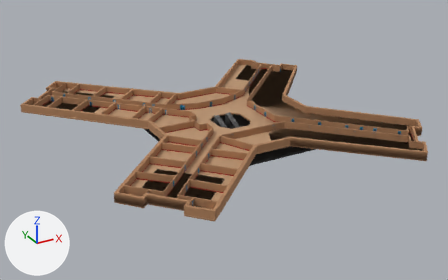
A saved change to the FBX model Assets/Models/SM_walls.fbx.
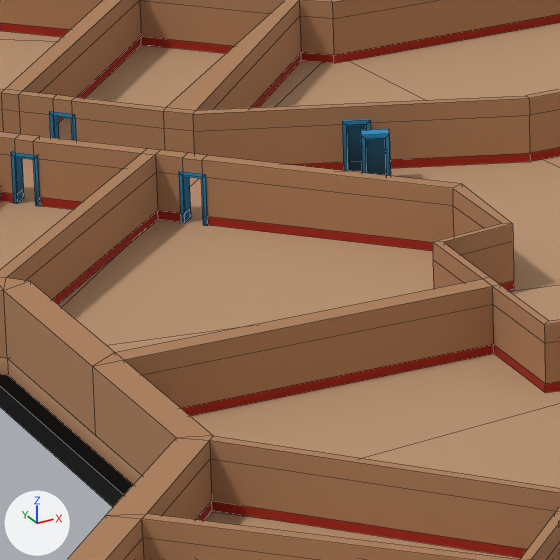
Each version appears first whole from a 50 mm camera at (-135.9, -242.9, 104.1) aimed at (-11.0, -15.8, -9.5), and next in a close-up on the part from 33% to 45% of the width and 33% to 52% of the height. The lights are fixed; the arrows at lower left show +X, +Y and +Z. The older version's two pictures come first. The close-ups show mesh edges as thin lines. Vertices at exactly the same position are counted once.

The older version as bpy lines, for what is in view:
```python
me_cube_001 = bpy.data.meshes.new('Cube.001')
me_cube_001.from_pydata(...)  # 2310 vertices, 2032 faces; spans x -58.0..91.0, y -77.0..80.0, z -9.0..2.0
me_cube_001.materials.append(mat_base_materiel)  # picture img_256_gradient_texture_png
ob_zemin = bpy.data.objects.new('zemin', me_cube_001)
ob_zemin.location = (-30.43, -12.04, 0.64)
```
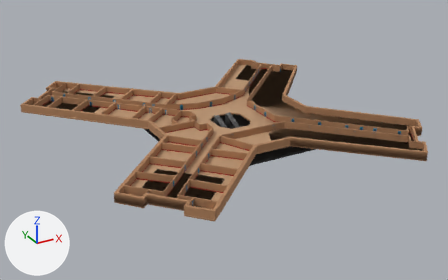
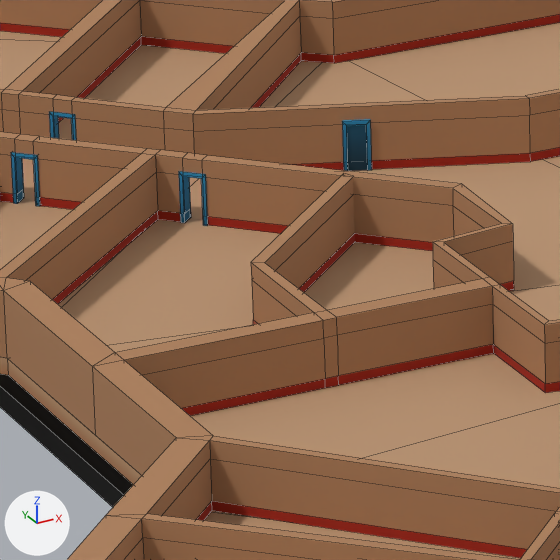
The change, as a list of edits to the scene's bpy script:
```text
Change me_cube_001:
    used by ob_zemin; location = (-30.43, -12.04, 0.64)
    remove me_cube_001.from_pydata(...)  # 2310 vertices, 2032 faces; spans x -58.0..91.0, y -77.0..80.0, z -9.0..2.0
    add me_cube_001.from_pydata(...)  # 2342 vertices, 2054 faces; spans x -58.0..91.0, y -77.0..80.0, z -9.0..2.0
    me_cube_001 part 1
    18 faces are deleted
    24 vertices are added at x -3.0..5.0, y -4.0..10.0, z -1.0..2.0
    8 new vertices lie (-7.0, 0.0, 0.0) away from vertices in x 4.0, y -4.0, z -1.0..2.0
    40 new faces join them
```

Location of each change, [x1, y1, x2, y2] in pixels of the close-ups (560 x 560 px):
part 1 of me_cube_001, built on: before [115, 129, 494, 416]; after [115, 174, 494, 416]
